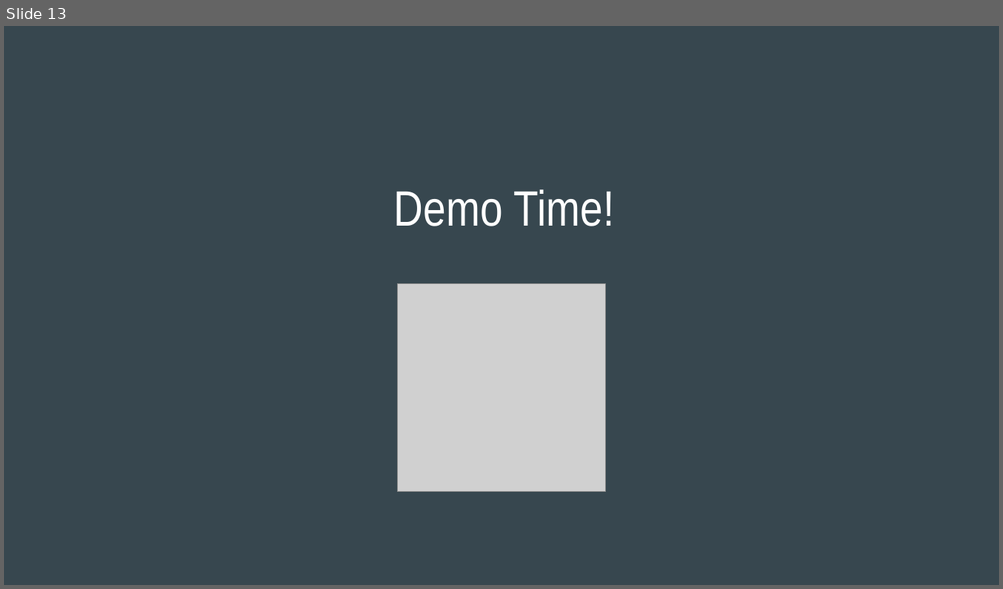
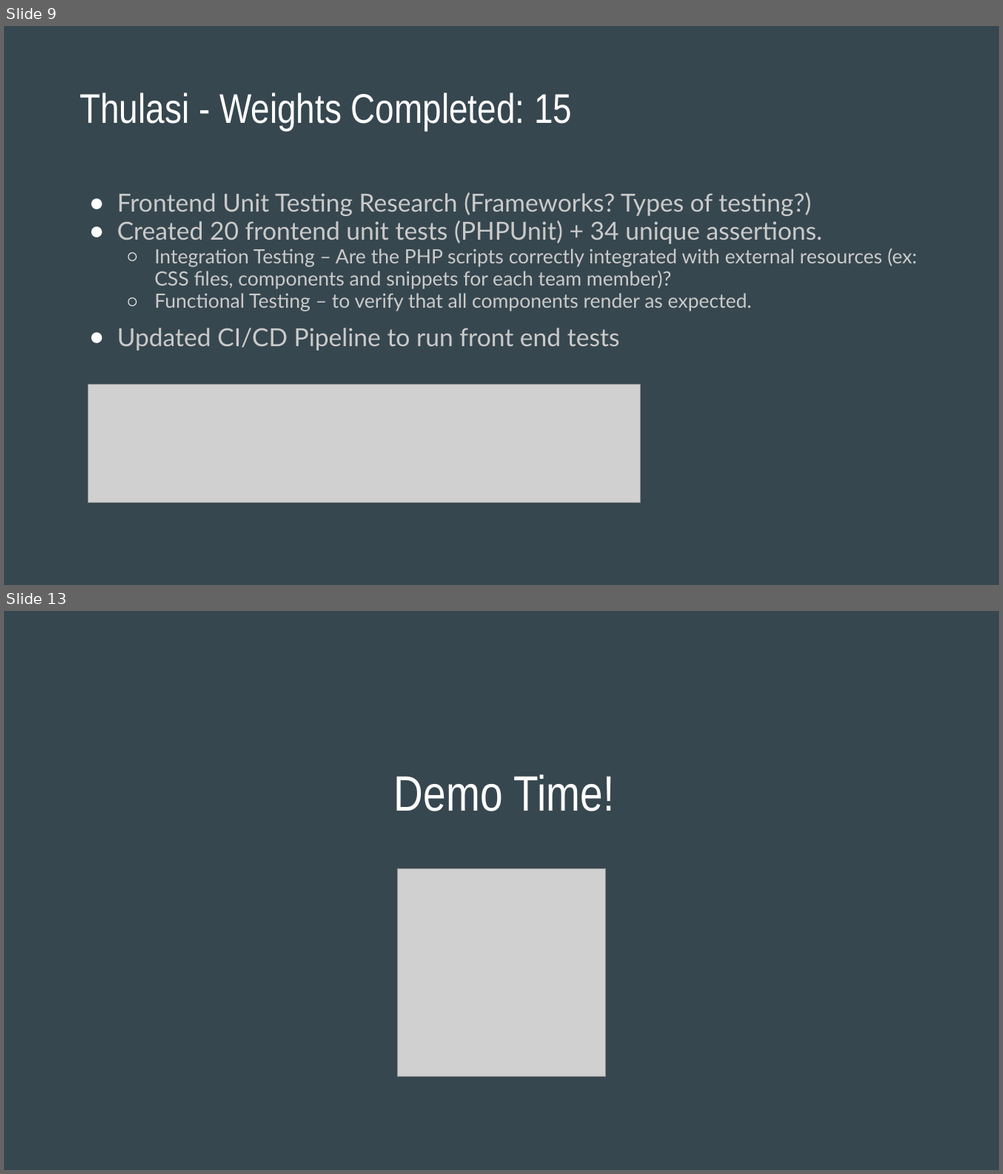
Before and after one commit to rehan-code/Game-Library-Web-App, a slide deck: CIS4250_Retrospective.pptx. Shown one above the other, each under a label of ours: slide 13 before the commit, slides 9 and 13 after it; the slides between them are not shown. The pictures are 1003x589 and 1003x1174 pixels, drawn with LibreOffice and Linux fonts; fonts in the diff are those of the drawing; grey boxes stand for pictures. Boxes give left, top, right and bottom in pixels: in the first picture for what was removed or moved away, otherwise in the second. Text is boxed around its words. In the diff, an @@ line names an element or a change of style, - is before the commit and + after.

```diff
--- a/CIS4250_Retrospective.pptx
+++ b/CIS4250_Retrospective.pptx
@@ slide 9 added at [4, 26, 999, 585], background #37474F @@
@@ title added at [79, 93, 572, 130], 40 pt, text #FFFFFF @@
+Thulasi - Weights Completed: 15
@@ text added at [117, 192, 916, 351], 19 pt, text #CACACA @@
+● Frontend Unit Testing Research (Frameworks? Types of testing?)
+● Created 20 frontend unit tests (PHPUnit) + 34 unique assertions.
+  ○ Integration Testing – Are the PHP scripts correctly integrated with external resources (ex: CSS files, components and snippets for each team member)?
+  ○ Functional Testing – to verify that all components render as expected.
+● Updated CI/CD Pipeline to run front end tests
@@ picture added at [88, 385, 641, 503] @@
```
Also in this commit, not shown: 11 slides changed, 1 slide removed.
